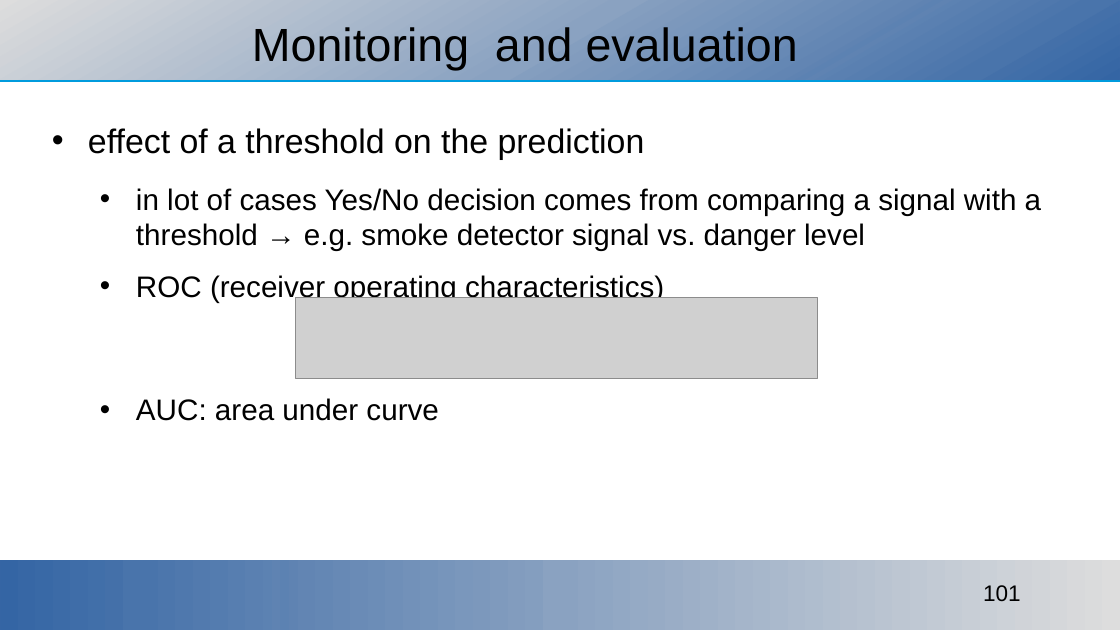
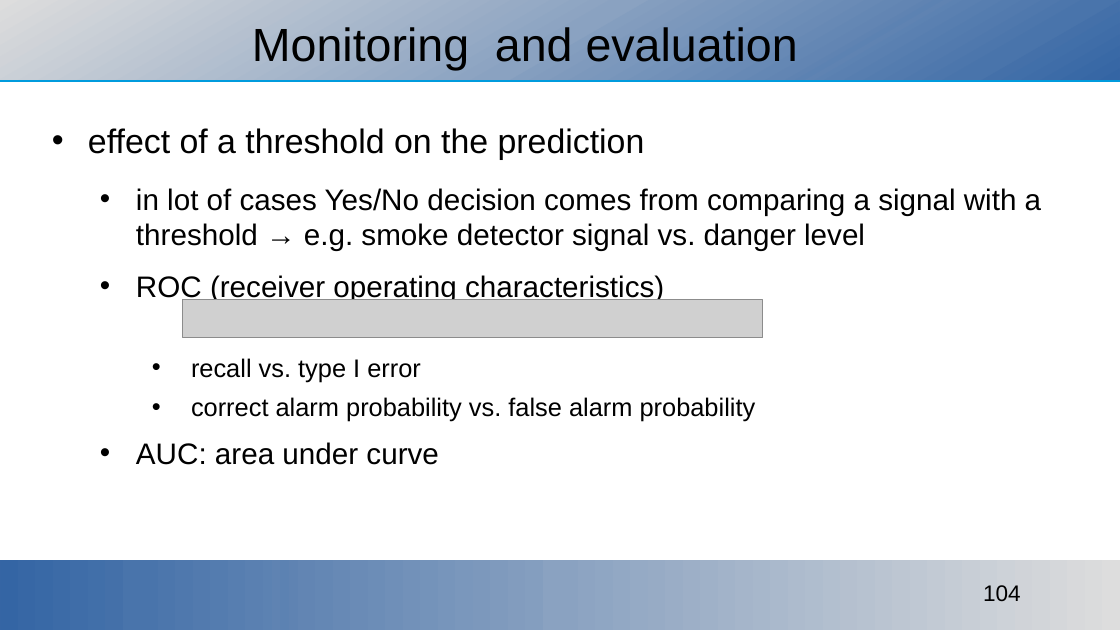
Before and after one commit to ajakovac/ML-in-Practice-I, a slide deck: slide 104 of ML in practice.odp (slide 101 before the commit). Drawn at 1120x630 pixels with LibreOffice and Linux fonts; fonts in the diff are those of the drawing; grey boxes stand for pictures; background and template pictures are left out. Boxes give left, top, right and bottom in pixels: in the first picture for what was removed or moved away, otherwise in the second. Text is boxed around its words. In the diff, an @@ line names an element or a change of style, - is before the commit and + after.

```diff
--- a/ML in practice.odp
+++ b/ML in practice.odp
@@ picture: place and size @@
-picture at (296,298,818,378)
+picture at (183,300,763,337)
@@ text at (191,358,756,422): paragraphs added @@
+    • recall vs. type I error
+    • correct alarm probability vs. false alarm probability
@@ text at (136,442,438,465): less space between paragraphs @@
@@ page number at (983,585,1021,601): text changed @@
-101
+104
```
Also in this commit, not shown: 5 other slides changed, 5 slides added, 6 other files.
